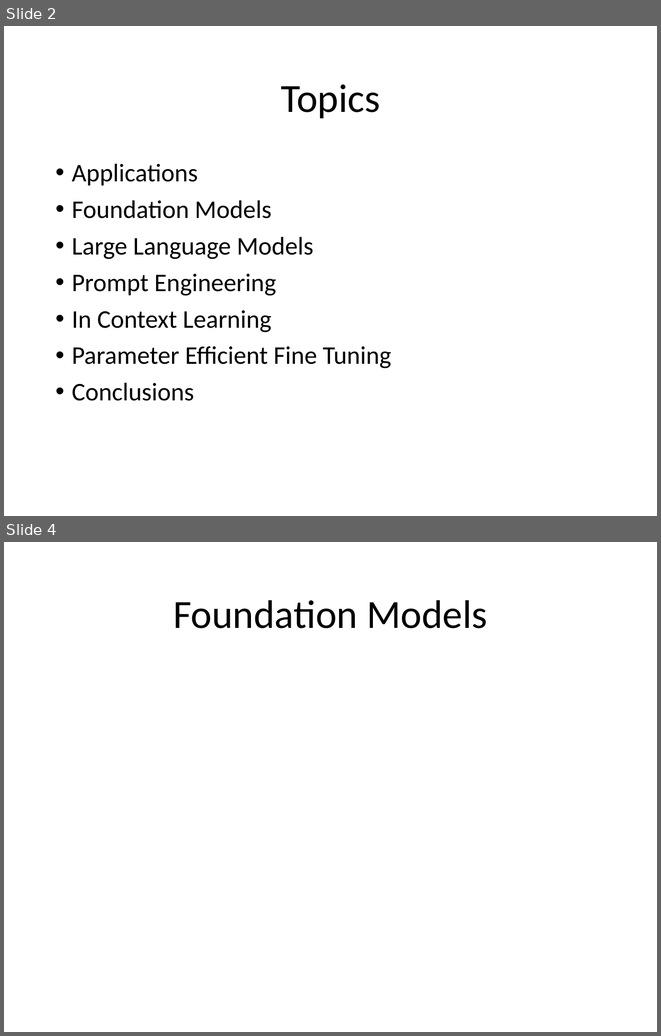
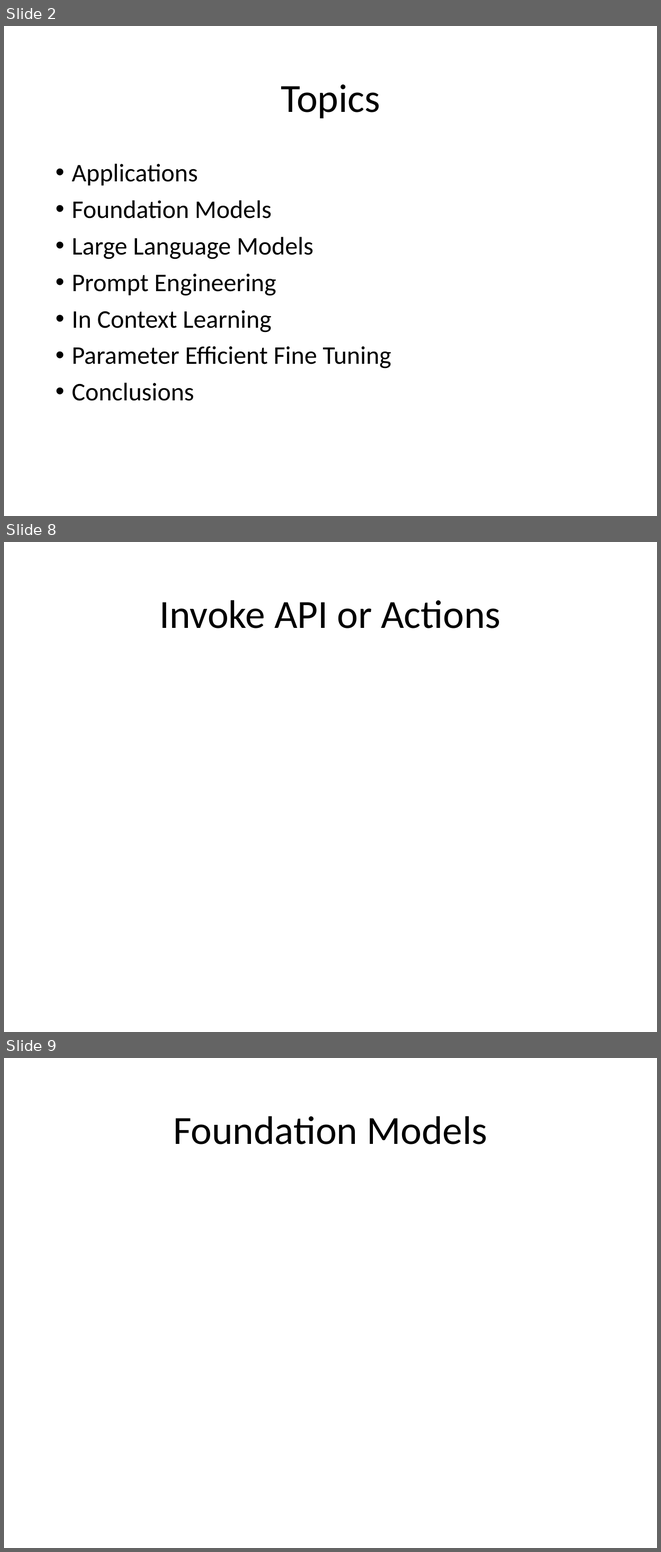
Before and after one commit to look4pritam/LargeLanguageModels, a slide deck: Presentations/LargeLanguageModels.pptx. Shown one above the other, each under a label of ours: slides 2 and 4 before the commit, slides 2, 8 and 9 after it; the slides between them are not shown. The pictures are 661x1036 and 661x1552 pixels, drawn with LibreOffice and Linux fonts; fonts in the diff are those of the drawing. Boxes give left, top, right and bottom in pixels: in the first picture for what was removed or moved away, otherwise in the second. Text is boxed around its words. In the diff, an @@ line names an element or a change of style, - is before the commit and + after.

```diff
--- a/Presentations/LargeLanguageModels.pptx
+++ b/Presentations/LargeLanguageModels.pptx
@@ slide 8 added at <box>4,542,657,1032</box>, background #FFFFFF @@
@@ title added at <box>160,600,501,628</box>, 44 pt, text #000000 @@
+Invoke API or Actions
@@ what was slide 4 is now slide 9 @@
```
Also in this commit, not shown: 1 slide changed, 5 other slides added, 1 slide removed.
